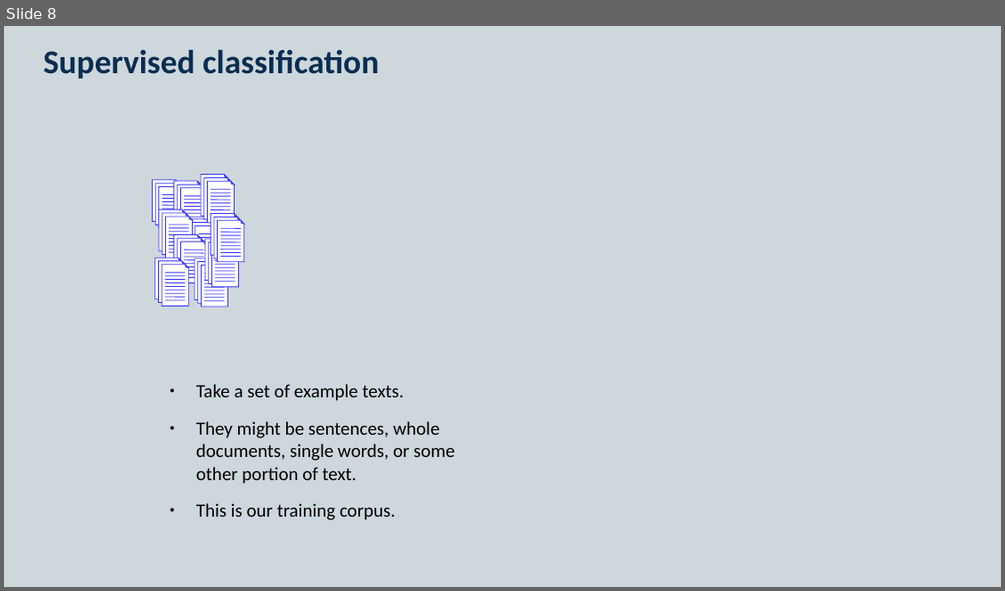
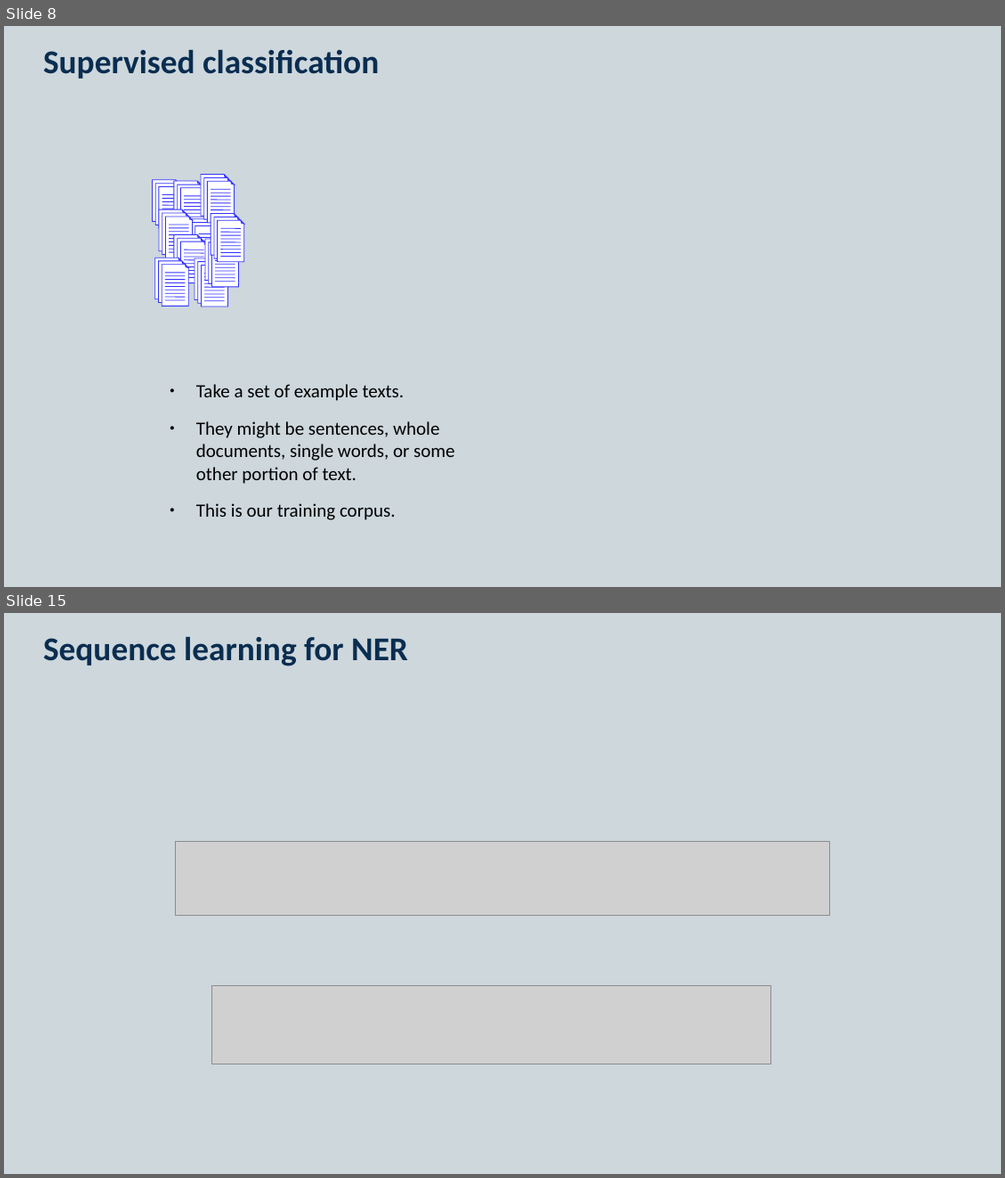
Before and after one commit to KCL-Health-NLP/nlp-half-day-workshop, a slide deck: presentations/classification.pptx. Shown one above the other, each under a label of ours: slide 8 before the commit, slides 8 and 15 after it; the slides between them are not shown. The pictures are 1005x591 and 1005x1178 pixels, drawn with LibreOffice and Linux fonts; fonts in the diff are those of the drawing; grey boxes stand for pictures. Boxes give left, top, right and bottom in pixels: in the first picture for what was removed or moved away, otherwise in the second. Text is boxed around its words. In the diff, an @@ line names an element or a change of style, - is before the commit and + after.

```diff
--- a/presentations/classification.pptx
+++ b/presentations/classification.pptx
@@ slide 15 added at [4, 613, 1001, 1174], background #CDD7DC; not listed: 2 template elements that a slide beside it also shows @@
@@ title added at [43, 637, 408, 666], 32 pt, text #0A2D50, bold @@
+Sequence learning for NER
@@ picture added at [175, 841, 830, 915] @@
@@ picture added at [212, 986, 770, 1064] @@
```
Also in this commit, not shown: 3 other slides added.
